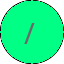
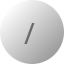
The second w=64, h=64 image is a revision of the first. Changes to its layers:
painted on "Arrière-plan" over [0, 0, 64, 64]
